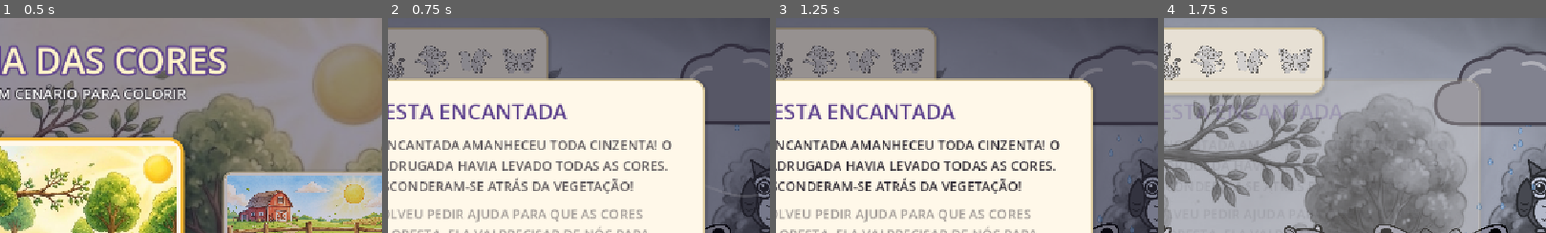
Above: before the commit, frames 1-4 (left to right).
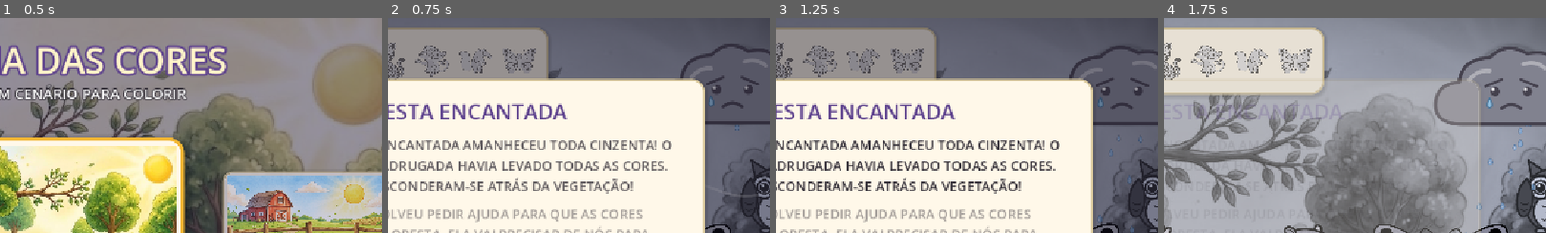
Above: after the commit, the same moments.

Repository: thnepomuceno/zoo
Game: Godot game, scene res://godot/scenes/menu.tscn
The game is run twice, just before and just after one commit, with the same random seed, the same clock (stepped at 60 frames per second) and the same inputs.
Inputs (mouse positions are % of the whole screen's width and height, from its top left):
- Up to frame 1 (0.5 s): no input
- Up to frame 2 (0.75 s): click "JOGAR!" at 0.5 s
- Up to frame 3 (1.25 s): no input
- Up to frame 4 (1.75 s): tap Enter at 1.25 s; move the mouse to (72, 45) at 1.27 s; hold Right from 1.28 s (still down); tap K at 1.35 s; click (72, 45) at 1.42 s; tap Space at 1.52 s
The pictures show only the part of the screen within x 43-93%, y 0-50%; the shares and areas given below are measured in that part.

Frame 1 is identical in both runs. In frame 2, 0.4% of the frame differs, in the area x 83-98%, y 26-43%; in frame 3, 0.4%; in frame 4, 0.5%, in the area x 83-98%, y 28-43%.

Commit message:
fix: cursor fica no campo, nomes com a voz da narração e nuvem da floresta com rosto
- Enter confirma o nome sem tirar o campo do modo de edição.
- Frases com os nomes geradas em segundo plano com a mesma voz neural
  (tools/falar_frase.py), com volta para a voz do sistema.
- Floresta Encantada liga o rosto da nuvem, como os outros cenários.

Co-Authored-By: Claude Opus 5.5 <noreply@anthropic.com>

Diff:
--- a/godot/scenes/aventura.gd
+++ b/godot/scenes/aventura.gd
@@ -709,6 +709,8 @@
 	campo = LineEdit.new()
 	campo.placeholder_text = "ESCREVA O NOME AQUI"
 	campo.max_length = 18
+	# Enter confirma mas o cursor continua no campo, pronto para o próximo nome.
+	campo.keep_editing_on_text_submit = true
 	campo.size_flags_horizontal = Control.SIZE_EXPAND_FILL
 	campo.alignment = HORIZONTAL_ALIGNMENT_CENTER
 	campo.add_theme_font_size_override("font_size", 26)
@@ -780,7 +782,7 @@
 	destacar_placa(i)
 	pergunta.text = "Qual o nome deste amigo? (%s)" % rotulos[i]
 	campo.text = ""
-	campo.grab_focus()
+	escrever()
 	var animal: Node2D = animais[nomes[i]]
 	var topo: float = animal.global_position.y + animal.topo() - 12.0
 	if pulo_seta and pulo_seta.is_valid():
@@ -814,10 +816,11 @@
 		var tw := create_tween()
 		for passo in [12.0, -10.0, 6.0, 0.0]:
 			tw.tween_property(painel_nome, "position:x", 176.0 + passo, 0.06)
-		campo.grab_focus()
+		escrever()
 		return
 	nomes_dados.append(nome_dado)
 	nomes_placas[indice_nome].text = nome_dado
+	narrador.preparar_frase(frase_nome(indice_nome)) # já vai gerando a voz da apresentação
 	pop.play()
 	animais[nomes[indice_nome]].coracoes()
 	indice_nome += 1
@@ -843,7 +846,7 @@
 	for i in range(total):
 		var quem: String = pedidos[i]
 		# "Lili" em vez de "LILI", para a voz não soletrar.
-		var frase: String = Narrador.FRASE + "%s%s se chama %s!" % [quem.left(1).to_upper(), quem.substr(1), nomes_dados[i].capitalize()]
+		var frase: String = Narrador.FRASE + frase_nome(i)
 		frases_nomes[frase] = i
 		falas.append(frase)
 	falas.append("nomes_fim")
@@ -852,3 +855,14 @@
 	for j in range(total):
 		animais[nomes[j]].em_destaque = false
 	destacar_placa(-1)
+
+## Foco no campo já em modo de edição (o Godot sai da edição ao apertar Enter).
+func escrever() -> void:
+	campo.grab_focus()
+	campo.edit()
+	campo.caret_column = campo.text.length()
+
+## "A capivara se chama Luna!" para o amigo i.
+func frase_nome(i: int) -> String:
+	var quem: String = pedidos[i]
+	return "%s%s se chama %s!" % [quem.left(1).to_upper(), quem.substr(1), nomes_dados[i].capitalize()]
--- a/godot/scenes/cenarios.gd
+++ b/godot/scenes/cenarios.gd
@@ -25,6 +25,7 @@
 		"posicao_ajudante": Vector2(1080, 268),
 		"esconderijo": "moita", # um para todos ou um por animal
 		"nuvem": [Vector2(1015, 100), Vector2(925, 94), Vector2(835, 90), Vector2(745, 86), Vector2(800, 72)],
+		"nuvem_rosto": true,
 		"escala_nuvem": 1.0,
 		"sol": Vector2.ZERO, # o sol da floresta fica fora do quadro
 		# Shader do fundo: quanto as copas balançam e onde fica o lago.
--- a/godot/scenes/narrador.gd
+++ b/godot/scenes/narrador.gd
@@ -1,8 +1,9 @@
 extends Node
 ## Narrador: toca as falas gravadas (voz neural) em fila, emitindo a legenda de cada uma.
 ## Sem o .mp3, usa a voz portuguesa do sistema; sem voz nenhuma, só mostra a legenda.
-## Frases livres (como os nomes que as crianças escreveram) entram na fila com FRASE na frente
-## e são sempre faladas pela voz do sistema.
+## Frases livres (como os nomes que as crianças escreveram) entram na fila com FRASE na frente.
+## Elas são geradas na hora com a mesma voz neural (tools/falar_frase.py, precisa de Python,
+## edge-tts e internet); se não der, saem pela voz do sistema.
 
 signal legenda(chave: String, texto: String)
 signal terminou
@@ -20,6 +21,13 @@
 var volume_musica := -22.0
 var _id_fala := 0
 var _espera: SceneTreeTimer
+
+const SCRIPT_FRASE := "res://tools/falar_frase.py"
+const PASTA_FRASES := "user://frases/"
+const ESPERA_FRASE := 8.0 # segundos que a fila espera uma frase ainda sendo gerada
+var _frases: Dictionary = {} # frase -> caminho do .mp3 gerado
+var _gerando: Dictionary = {} # frase -> id da tarefa
+var _sem_neural := false
 
 func _ready() -> void:
 	var json := JSON.new()
@@ -88,8 +96,19 @@
 	legenda.emit(chave, frase)
 	_id_fala += 1
 	var caminho := PASTA + chave + ".mp3"
+	if chave.begins_with(FRASE) and _gerando.has(frase):
+		# A frase ainda está sendo gerada: espera um pouco, sem travar a tela.
+		var id := _id_fala
+		var limite := Time.get_ticks_msec() + int(ESPERA_FRASE * 1000)
+		while _gerando.has(frase) and Time.get_ticks_msec() < limite:
+			await get_tree().process_frame
+			if id != _id_fala:
+				return
 	if not chave.begins_with(FRASE) and ResourceLoader.exists(caminho):
 		player.stream = load(caminho)
+		player.play()
+	elif chave.begins_with(FRASE) and _frases.has(frase):
+		player.stream = AudioStreamMP3.load_from_file(_frases[frase])
 		player.play()
 	elif not voz_sistema.is_empty():
 		DisplayServer.tts_speak(frase, voz_sistema, 90, 1.05, VELOCIDADE_SISTEMA, _id_fala)
@@ -107,3 +126,39 @@
 func _abaixar_musica(abaixar: bool) -> void:
 	if musica:
 		create_tween().tween_property(musica, "volume_db", volume_musica - (9.0 if abaixar else 0.0), 0.4)
+
+# ---------------------------------------------------------------- frases livres com voz neural
+
+## Começa a gerar, em segundo plano, o áudio de uma frase livre com a voz da narração.
+func preparar_frase(frase: String) -> void:
+	if _sem_neural or _frases.has(frase) or _gerando.has(frase):
+		return
+	var script := ProjectSettings.globalize_path(SCRIPT_FRASE)
+	if not FileAccess.file_exists(script):
+		_sem_neural = true # jogo exportado, sem a pasta tools
+		return
+	DirAccess.make_dir_recursive_absolute(PASTA_FRASES)
+	var destino := ProjectSettings.globalize_path(PASTA_FRASES + frase.md5_text() + ".mp3")
+	if FileAccess.file_exists(destino):
+		_frases[frase] = destino
+		return
+	_gerando[frase] = WorkerThreadPool.add_task(func():
+		var ok := false
+		for python in ["python", "py"]:
+			if OS.execute(python, [script, frase, destino]) == 0 and FileAccess.file_exists(destino):
+				ok = true
+				break
+		_frase_pronta.call_deferred(frase, destino, ok)
+	)
+
+func _frase_pronta(frase: String, destino: String, ok: bool) -> void:
+	WorkerThreadPool.wait_for_task_completion(_gerando[frase])
+	_gerando.erase(frase)
+	if ok:
+		_frases[frase] = destino
+	else:
+		_sem_neural = true # sem internet/Python: daqui em diante, direto na voz do sistema
+
+func _exit_tree() -> void:
+	for tarefa in _gerando.values():
+		WorkerThreadPool.wait_for_task_completion(tarefa)
